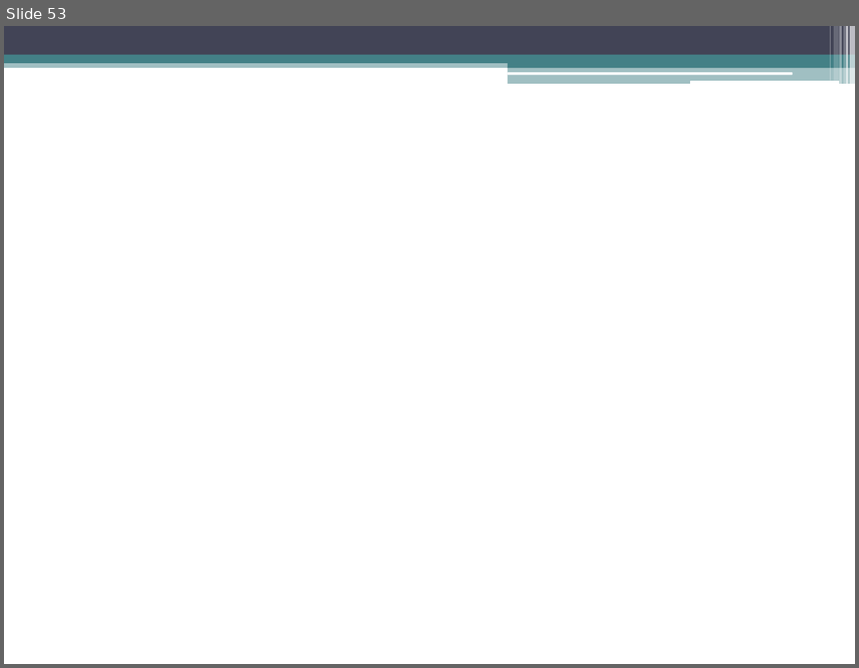
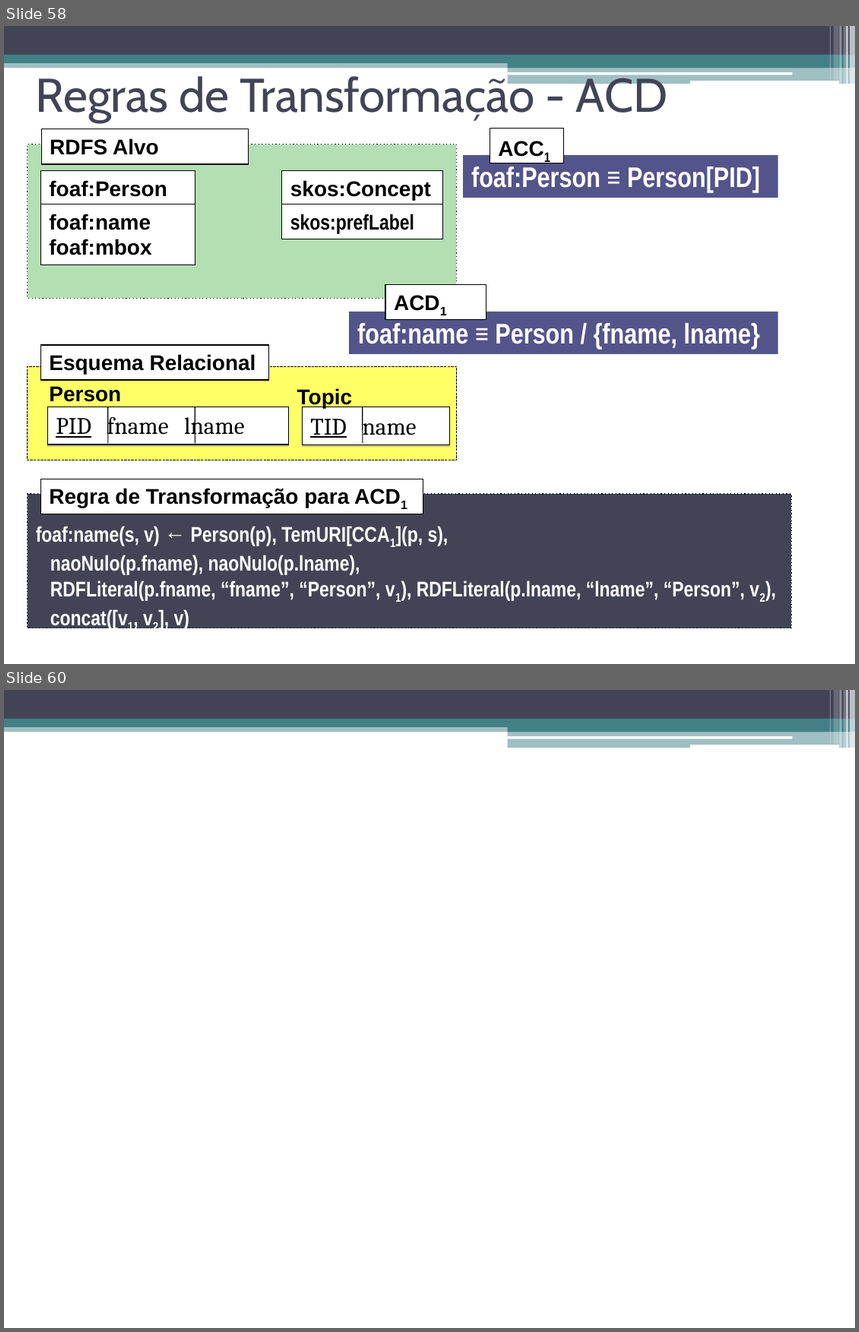
Before and after one commit to luiseufrasio/mestrado-ufc-eufrasio, a slide deck: dissertação/dissertacao_eufrasio-slides.pptx. Shown one above the other, each under a label of ours: slide 53 before the commit, slides 58 and 60 after it; the slides between them are not shown. The pictures are 859x668 and 859x1332 pixels, drawn with LibreOffice and Linux fonts; fonts in the diff are those of the drawing. Boxes give left, top, right and bottom in pixels: in the first picture for what was removed or moved away, otherwise in the second. Text is boxed around its words. In the diff, an @@ line names an element or a change of style, - is before the commit and + after.

```diff
--- a/dissertação/dissertacao_eufrasio-slides.pptx
+++ b/dissertação/dissertacao_eufrasio-slides.pptx
@@ slide 58 added at <box>4,26,855,664</box>, background #FFFFFF; not listed: 13 template elements that a slide beside it also shows @@
@@ title added at <box>36,72,668,123</box>, 40 pt, text #424456 @@
+Regras de Transformação - ACD
@@ rectangle added at <box>41,129,248,164</box>, fill #FFFFFF, outline #000000 0.75 pt, 18 pt, text #000000, bold @@
+RDFS Alvo
@@ rectangle added at <box>490,128,564,163</box>, fill #FFFFFF, outline #000000 0.75 pt, 18 pt, text #000000, bold @@
+ACC1
@@ rectangle added at <box>27,145,456,298</box>, fill #B3DFB3, outline #000000 0.75 pt dashed @@
@@ rectangle added at <box>463,155,778,198</box>, fill #53548A, 24 pt, text #FFFFFF, bold @@
+  foaf:Person ≡ Person[PID]
@@ rectangle added at <box>40,170,195,205</box>, fill #FFFFFF, outline #000000 0.75 pt, 18 pt, text #000000, bold @@
+foaf:Person
@@ rectangle added at <box>282,170,443,205</box>, fill #FFFFFF, outline #000000 0.75 pt, 18 pt, text #000000, bold @@
+skos:Concept
@@ rectangle added at <box>40,205,195,265</box>, fill #FFFFFF, outline #000000 0.75 pt, 18 pt, text #000000, bold @@
+foaf:name
+foaf:mbox
@@ rectangle added at <box>282,205,443,240</box>, fill #FFFFFF, outline #000000 0.75 pt, 18 pt, text #000000, bold @@
+skos:prefLabel
@@ rectangle added at <box>386,284,486,319</box>, fill #FFFFFF, outline #000000 0.75 pt, 18 pt, text #000000, bold @@
+ACD1
@@ rectangle added at <box>350,312,778,354</box>, fill #53548A, 24 pt, text #FFFFFF, bold @@
+  foaf:name ≡ Person / {fname, lname}
@@ rectangle added at <box>27,366,456,460</box>, fill #FFFF66, outline #000000 0.75 pt dashed @@
@@ rectangle added at <box>40,345,268,380</box>, fill #FFFFFF, outline #000000 0.75 pt, 18 pt, text #000000, bold @@
+Esquema Relacional
@@ text added at <box>49,386,121,402</box>, 18 pt, text #000000, bold @@
+Person
@@ text added at <box>297,389,352,408</box>, 18 pt, text #000000, bold @@
+Topic
@@ rectangle added at <box>47,408,288,445</box>, fill #FFFFFF, outline #000000 0.75 pt, 20 pt, text #000000 @@
+PID fname lname
@@ line added from (108, 408) to (108, 443), #000000 0.75 pt @@
@@ line added from (195, 408) to (195, 444), #000000 0.75 pt @@
@@ rectangle added at <box>302,408,449,445</box>, fill #FFFFFF, outline #000000 0.75 pt, 20 pt, text #000000 @@
+TID name
@@ line added from (363, 408) to (363, 443), #000000 0.75 pt @@
@@ rectangle added at <box>40,479,423,514</box>, fill #FFFFFF, outline #000000 0.75 pt, 18 pt, text #000000, bold @@
+Regra de Transformação para ACD1
@@ rectangle added at <box>27,494,791,629</box>, fill #424456, outline #000000 0.75 pt dashed, 18 pt, text #FFFFFF, bold @@
+foaf:name(s, v) ← Person(p), TemURI[CCA1](p, s),
+naoNulo(p.fname), naoNulo(p.lname),
+RDFLiteral(p.fname, “fname”, “Person”, v1), RDFLiteral(p.lname, “lname”, “Person”, v2),
+concat([v1, v2], v)
@@ what was slide 53 is now slide 60 @@
```
Also in this commit, not shown: 1 slide changed, 19 other slides added, 13 slides removed, 1 other file.
